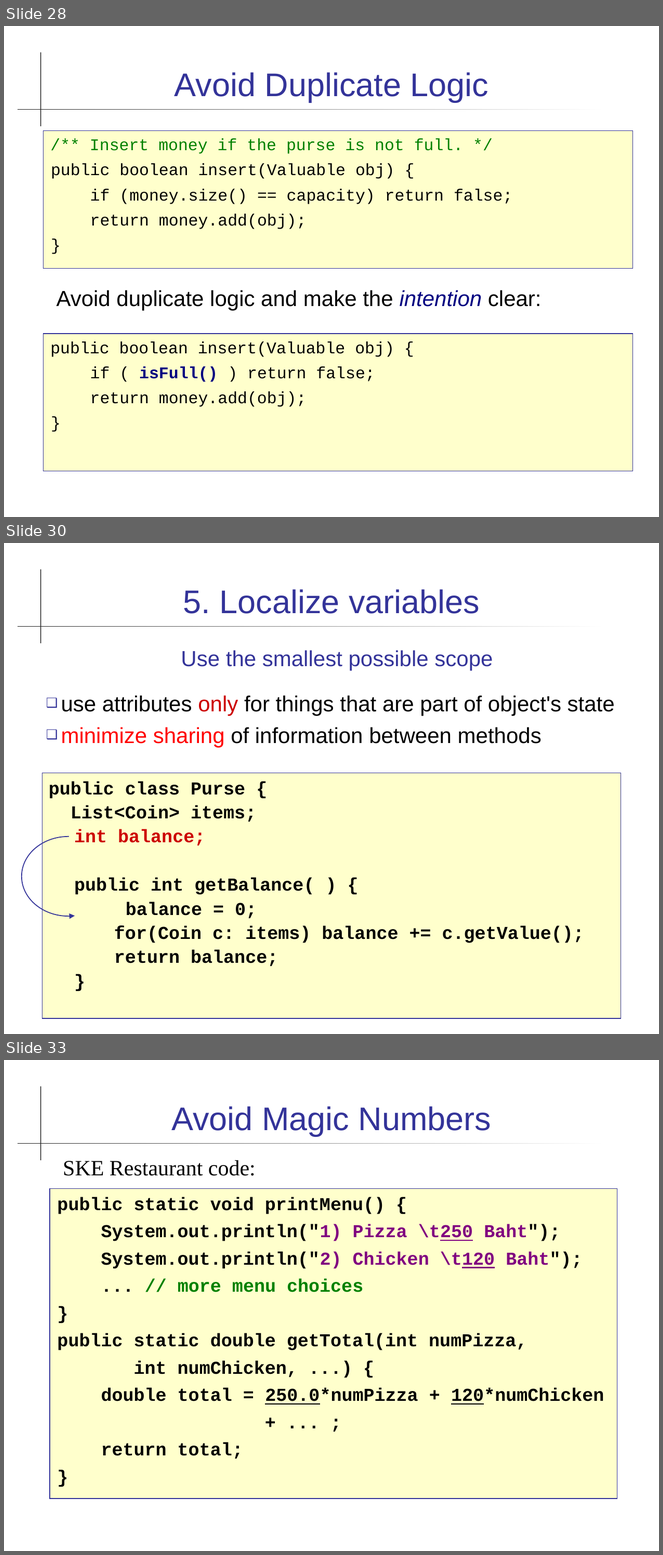
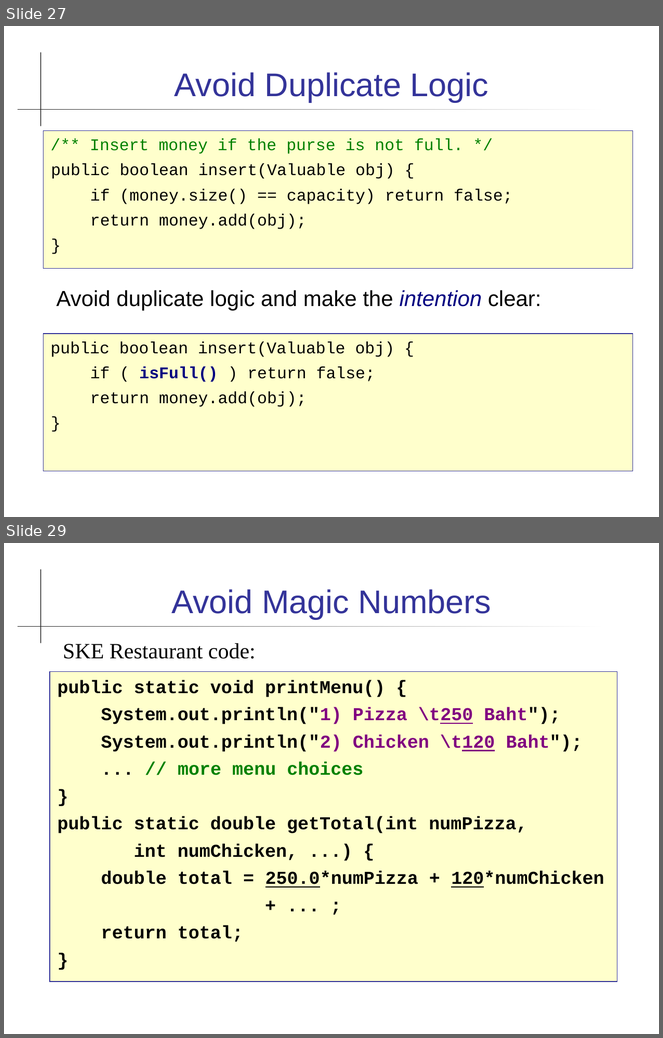
Before and after one commit to cpske/programming1, a slide deck: coding/Coding-Guidelines.ppt. Shown one above the other, each under a label of ours: slides 28, 30 and 33 before the commit, slides 27 and 29 after it; the slides between them are not shown. The pictures are 663x1555 and 663x1038 pixels, drawn with LibreOffice and Linux fonts; fonts in the diff are those of the drawing. Boxes give left, top, right and bottom in pixels: in the first picture for what was removed or moved away, otherwise in the second. Text is boxed around its words. In the diff, an @@ line names an element or a change of style, - is before the commit and + after.

```diff
--- a/coding/Coding-Guidelines.ppt
+++ b/coding/Coding-Guidelines.ppt
@@ slide 30 removed at box(4, 543, 659, 1034), background #FFFFFF; not listed: 2 template elements that a slide beside it also shows @@
@@ title removed at box(183, 589, 480, 614) @@
-5. Localize variables
@@ text removed at box(61, 650, 615, 748) @@
-Use the smallest possible scope
-❑ use attributes only for things that are part of object's state
-❑ minimize sharing of information between methods
@@ rectangle removed at box(42, 773, 621, 1019) @@
-public class Purse {
-List<Coin> items;
-int balance;
-public int getBalance( ) {
-balance = 0;
-for(Coin c: items) balance += c.getValue();
-return balance;
-}
@@ freeform shape removed at box(22, 836, 115, 916) @@
@@ what was slide 28 is now slide 27 @@
@@ what was slide 33 is now slide 29 @@
```
Also in this commit, not shown: 12 slides changed, 5 slides added, 7 other slides removed, 5 other files.
